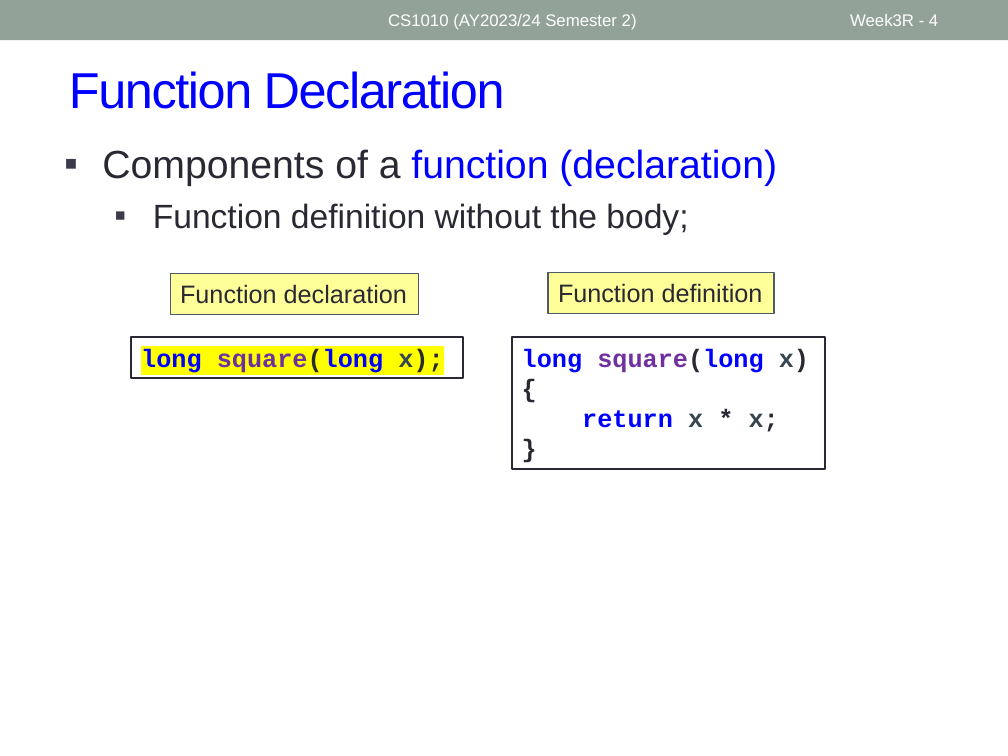
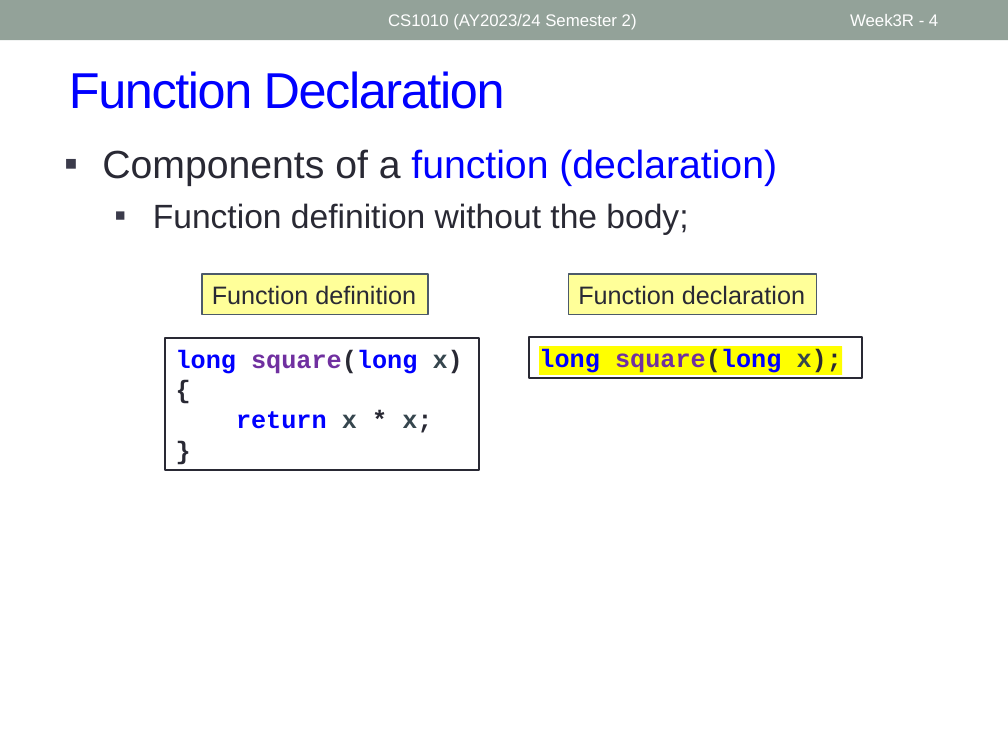
Before and after one commit to nus-cs1010-2425-s2/website, a slide deck: slide 4 of slides/Week3_Recap.pptx. Drawn at 1008x756 pixels with LibreOffice and Linux fonts; fonts in the diff are those of the drawing. Boxes give left, top, right and bottom in pixels: in the first picture for what was removed or moved away, otherwise in the second. Text is boxed around its words. In the diff, an @@ line names an element or a change of style, - is before the commit and + after.

```diff
--- a/slides/Week3_Recap.pptx
+++ b/slides/Week3_Recap.pptx
@@ rectangle "Function definition": place and size @@
-rectangle "Function definition" at bbox=[548, 273, 774, 313]
+rectangle "Function definition" at bbox=[202, 274, 427, 314]
@@ rectangle "Function declaration": place and size @@
-rectangle "Function declaration" at bbox=[170, 274, 418, 314]
+rectangle "Function declaration" at bbox=[569, 274, 816, 314]
@@ rectangle "long square(long x)": place and size @@
-rectangle "long square(long x)" at bbox=[512, 337, 826, 469]
+rectangle "long square(long x)" at bbox=[165, 339, 479, 471]
@@ rectangle "long square(long x);": place and size @@
-rectangle "long square(long x);" at bbox=[131, 337, 464, 377]
+rectangle "long square(long x);" at bbox=[529, 338, 862, 378]
```
Also in this commit, not shown: 5 other slides changed, 16 other files.
